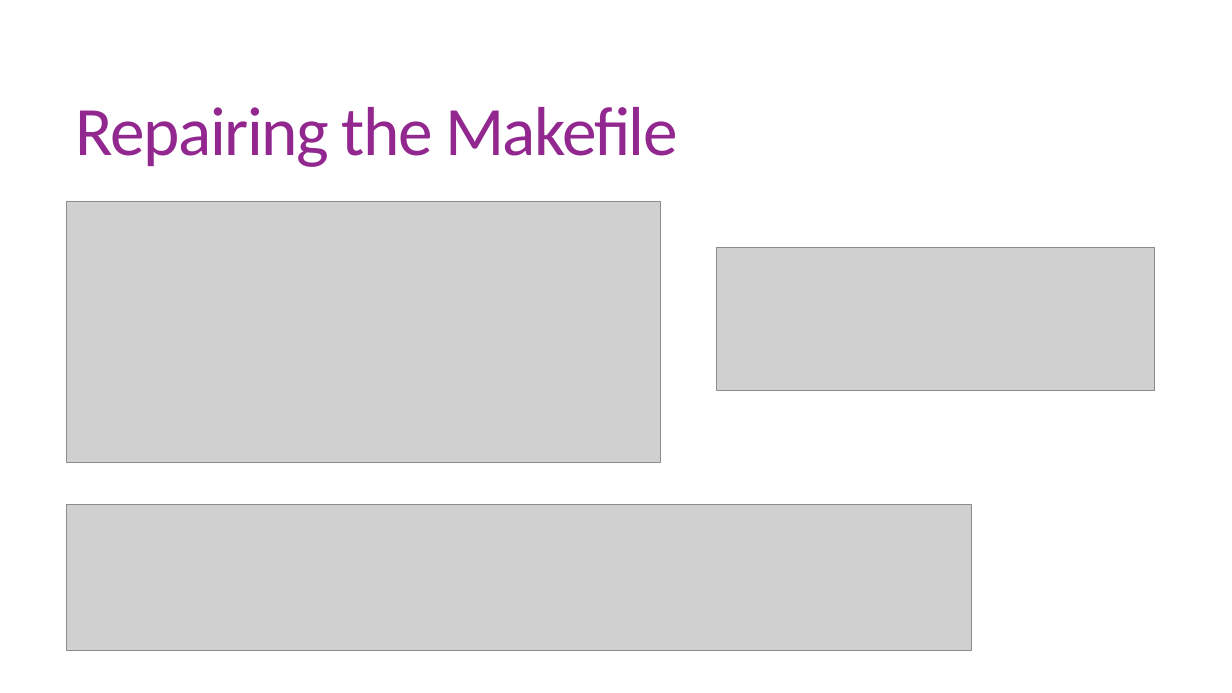
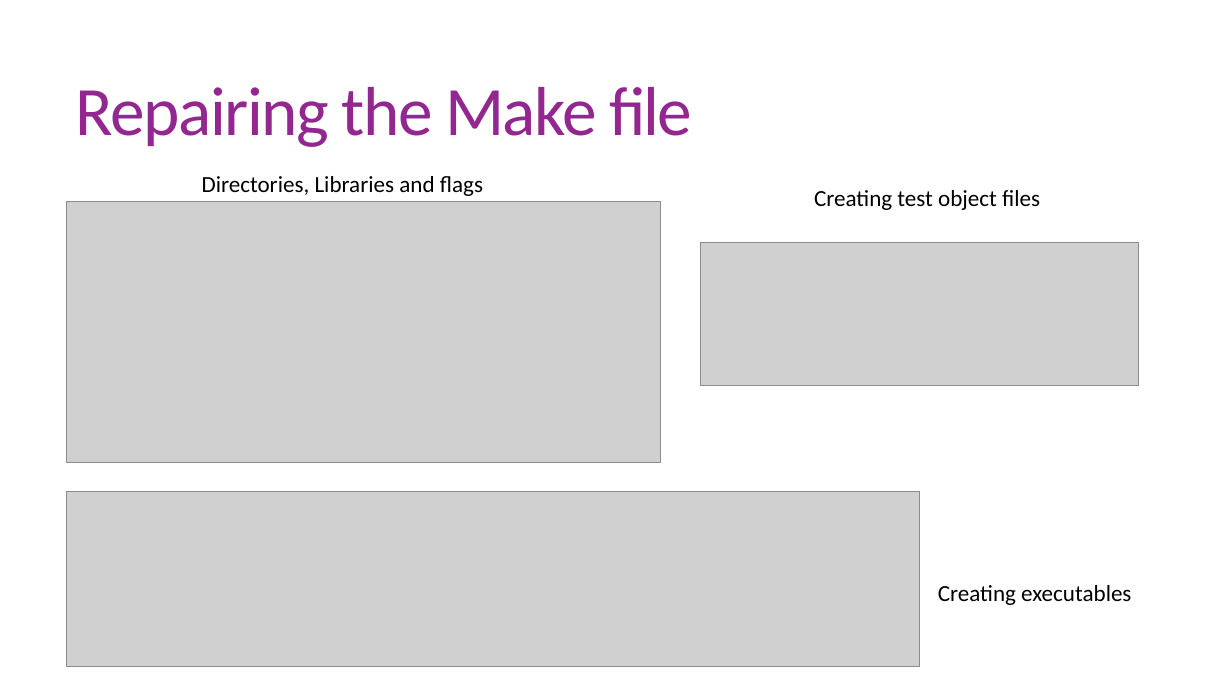
Before and after one commit to RishiChavda/MSTE, a slide deck: slide 9 of MTSE.pptx. Drawn at 1232x693 pixels with LibreOffice and Linux fonts; fonts in the diff are those of the drawing; grey boxes stand for pictures. Boxes give left, top, right and bottom in pixels: in the first picture for what was removed or moved away, otherwise in the second. Text is boxed around its words. In the diff, an @@ line names an element or a change of style, - is before the commit and + after.

Commit message:
updated slides

```diff
--- a/MTSE.pptx
+++ b/MTSE.pptx
@@ title at (76,87,692,147): spaces changed @@
-Repairing the Makefile
+Repairing the Make file
@@ text added at (202,176,483,196), 18 pt, text #000000 @@
+Directories, Libraries and flags
@@ text added at (814,190,1040,210), 18 pt, text #000000 @@
+Creating test object files
@@ picture: place and size @@
-picture at (717,248,1155,391)
+picture at (701,242,1139,385)
@@ picture: place and size @@
-picture at (67,505,971,650)
+picture at (67,492,920,667)
@@ text added at (938,585,1131,605), 18 pt, text #000000 @@
+Creating executables
```
Also in this commit, not shown: 1 other slide changed.
